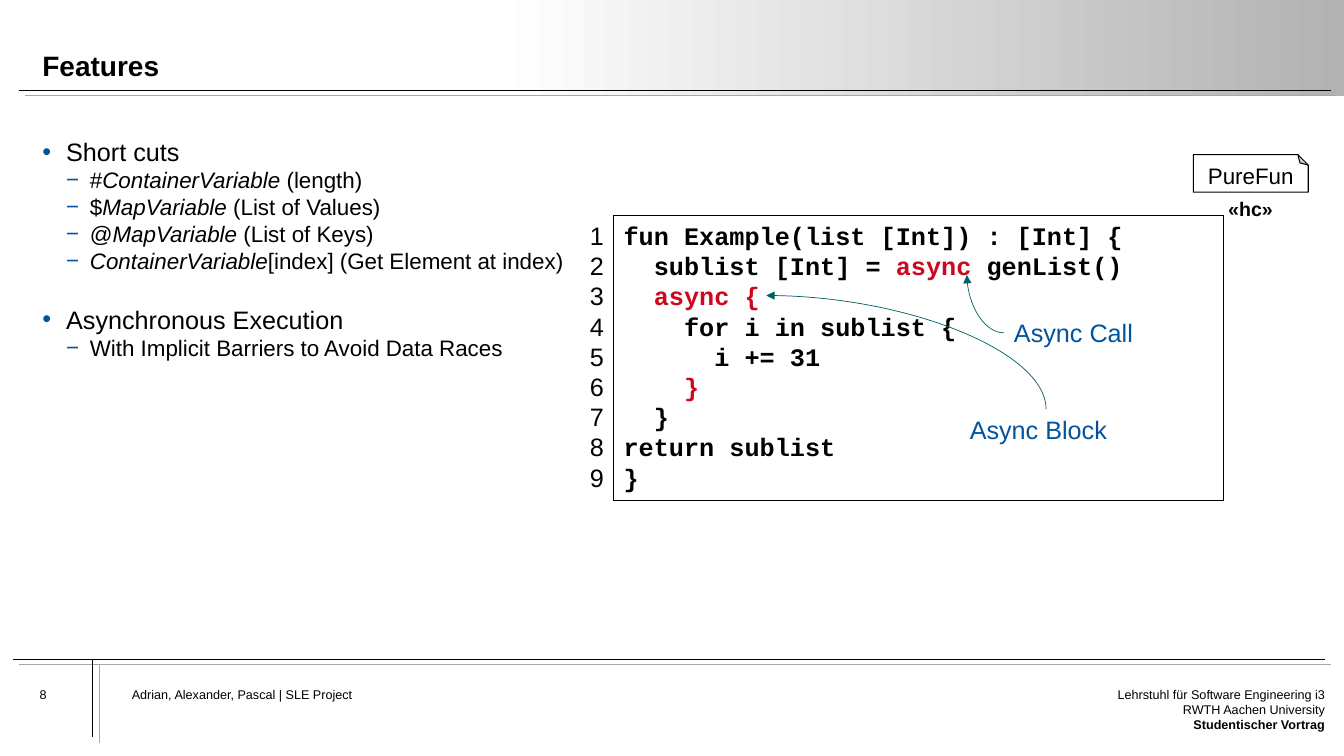
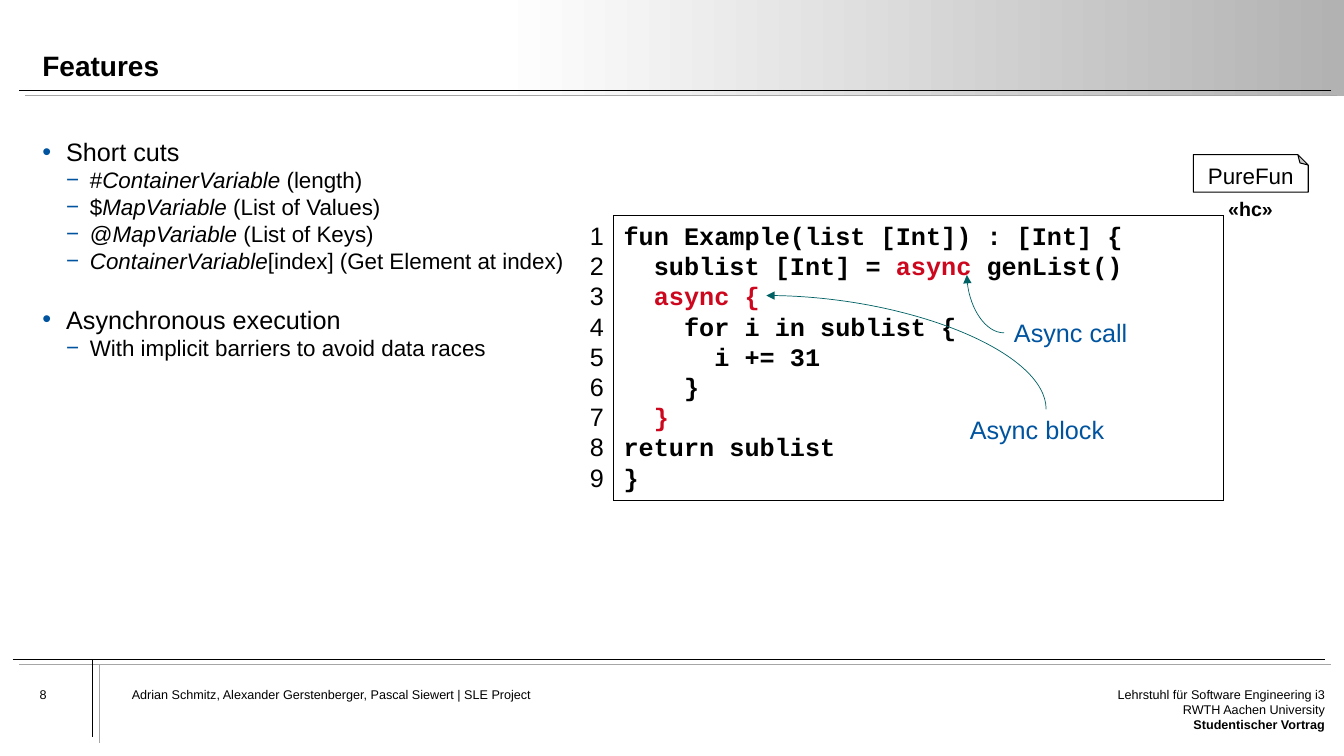
Before and after one commit to Atrisan/PureFun, a slide deck: slide 8 of Presentation/PureFun-Presentation.pptx. Drawn at 1344x756 pixels with LibreOffice and Linux fonts; fonts in the diff are those of the drawing. Boxes give left, top, right and bottom in pixels: in the first picture for what was removed or moved away, otherwise in the second. Text is boxed around its words. In the diff, an @@ line names an element or a change of style, - is before the commit and + after.

```diff
--- a/Presentation/PureFun-Presentation.pptx
+++ b/Presentation/PureFun-Presentation.pptx
@@ rectangle "fun Example(list [Int]) : [Int] ..." at <box>614,215,1224,500</box>: text colour #CC071E to #000000, text colour #000000 to #CC071E in "}" @@
@@ text at <box>66,310,486,361</box>: text changed @@
-• Asynchronous Execution
-  − With Implicit Barriers to Avoid Data Races
+• Asynchronous execution
+  − With implicit barriers to avoid data races
@@ text at <box>1014,323,1128,348</box>: text changed @@
-Async Call
+Async call
@@ text at <box>970,420,1104,445</box>: text changed @@
-Async Block
+Async block
@@ text at <box>132,690,531,702</box>: text changed @@
-Adrian, Alexander, Pascal | SLE Project
+Adrian Schmitz, Alexander Gerstenberger, Pascal Siewert | SLE Project
```
Also in this commit, not shown: 8 other slides changed, 2 other files.
